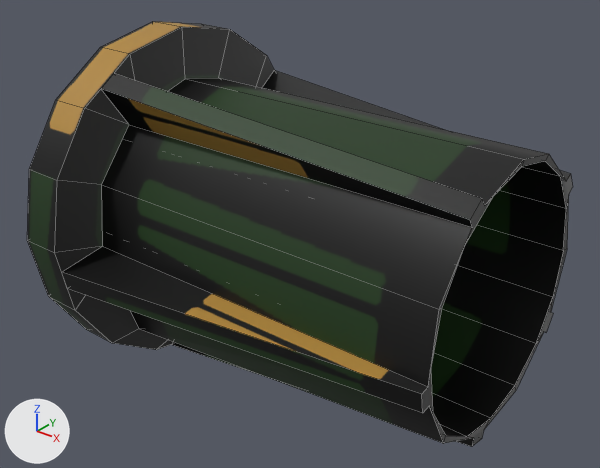
Two versions of the FBX model 3d-models/ПТ-Раструб_П/ПТ-Раструб_П.fbx, one commit apart.
Rendered twice from a camera (50 mm lens) standing at (1.326, -1.722, 1.058) and looking at (-0.036, -0.02, 0.002). The lights are fixed; the arrows at lower left show +X, +Y and +Z. Mesh edges are drawn as thin lines. Where no turn or scale is listed for an object, it has been applied to the vertices.

The older version as bpy lines, for what is in view:
```python
me_cylinder_002 = bpy.data.meshes.new('Cylinder.002')
me_cylinder_002.from_pydata(...)  # 310 vertices, 238 faces; spans x -0.625..0.607, y -0.536..0.536, z -0.536..0.536
me_cylinder_002.materials.append(mat_material_021)  # picture img_пт_раструб_п_png
ob_труба_002 = bpy.data.objects.new('ТРуба.002', me_cylinder_002)
ob_труба_002.location = (0.0, 0.0, 0.0)
```
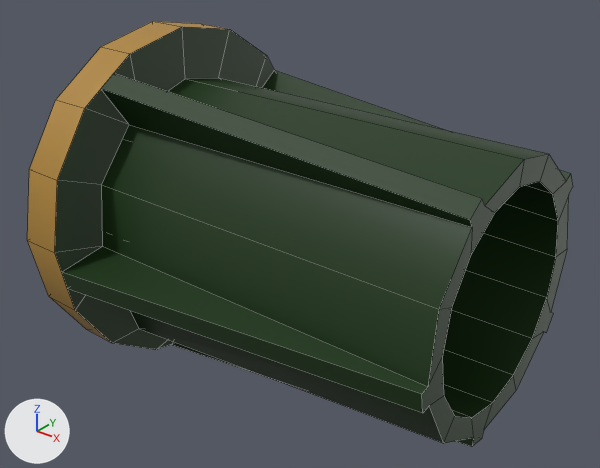
Pixel boxes [x1, y1, x2, y2] of what changed, in the pictures (600 x 468 px; the box of a moved part takes in the faces that stretch with it):
'ТРуба.002', reshaped, surface changed (black to green)
    both: [27, 21, 573, 447]
part 1 of me_cylinder_002, moved or reshaped
    both: [422, 154, 573, 446]
part 2 of me_cylinder_002, surface changed (black to green)
    both: [27, 21, 570, 447]

Patch to the scene script:
```diff
--- a/3d-models/ПТ-Раструб_П/ПТ-Раструб_П.fbx.py
+++ b/3d-models/ПТ-Раструб_П/ПТ-Раструб_П.fbx.py
@@ me_cylinder_002 @@
 me_cylinder_002.from_pydata(...)  # 310 vertices, 238 faces; spans x -0.625..0.607, y -0.536..0.536, z -0.536..0.536
 # used by ob_труба_002; location = (0.0, 0.0, 0.0)
+# me_cylinder_002 part 1: all 16 vertices in x 0.603, y -0.361..0.361, z -0.361..0.361 are scaled about their middle by (0.733, 0.859, 0.859)
+# me_cylinder_002 part 2: texture (UV) coordinates of 238 of 238 faces, centred in x -0.625..0.606, y -0.515..0.515, z -0.515..0.515, changed; they spanned u 0.0..1.0, v 0.0..1.0 and now span u 0.01..1.0, v 0.03..0.95
 me_cylinder_002.materials.append(mat_material_021)
```
